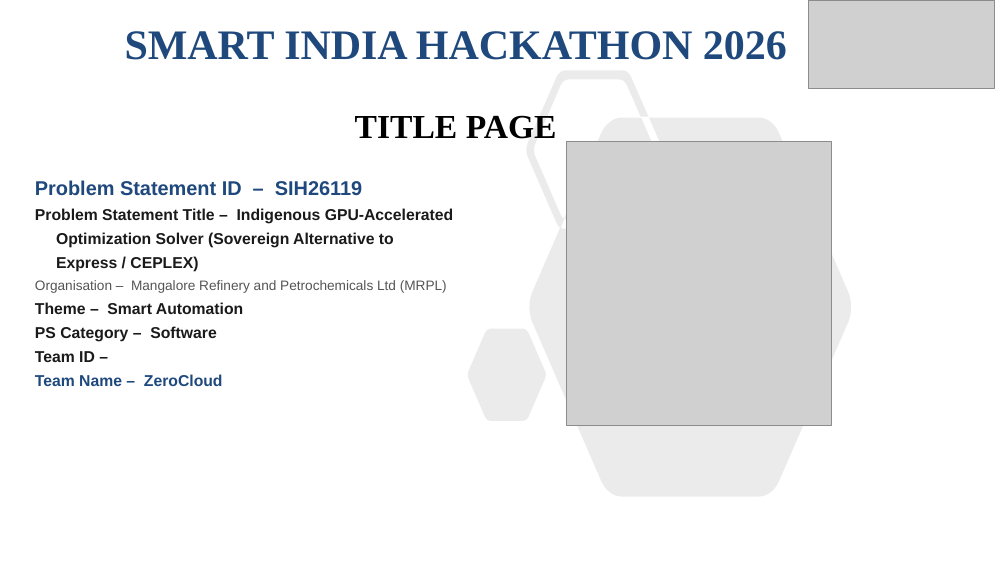
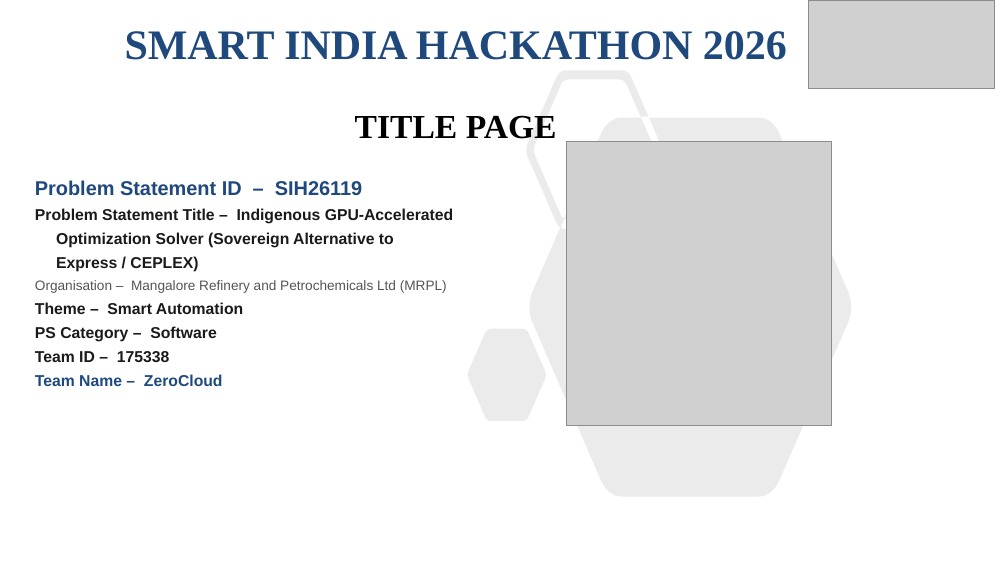
Before and after one commit to darshvn/nirnay, a slide deck: slide 1 of deliverables/deck/ZeroCloud_SIH26119.pptx. Drawn at 1008x567 pixels with LibreOffice and Linux fonts; fonts in the diff are those of the drawing; grey boxes stand for pictures. Boxes give left, top, right and bottom in pixels: in the first picture for what was removed or moved away, otherwise in the second. Text is boxed around its words. In the diff, an @@ line names an element or a change of style, - is before the commit and + after.

Commit message:
Team ID 175338 on the deck, report title page and README

```diff
--- a/deliverables/deck/ZeroCloud_SIH26119.pptx
+++ b/deliverables/deck/ZeroCloud_SIH26119.pptx
@@ text at (35, 351, 170, 362): text changed @@
-Team ID –
+Team ID – 175338
```
Also in this commit, not shown: 7 other files.
